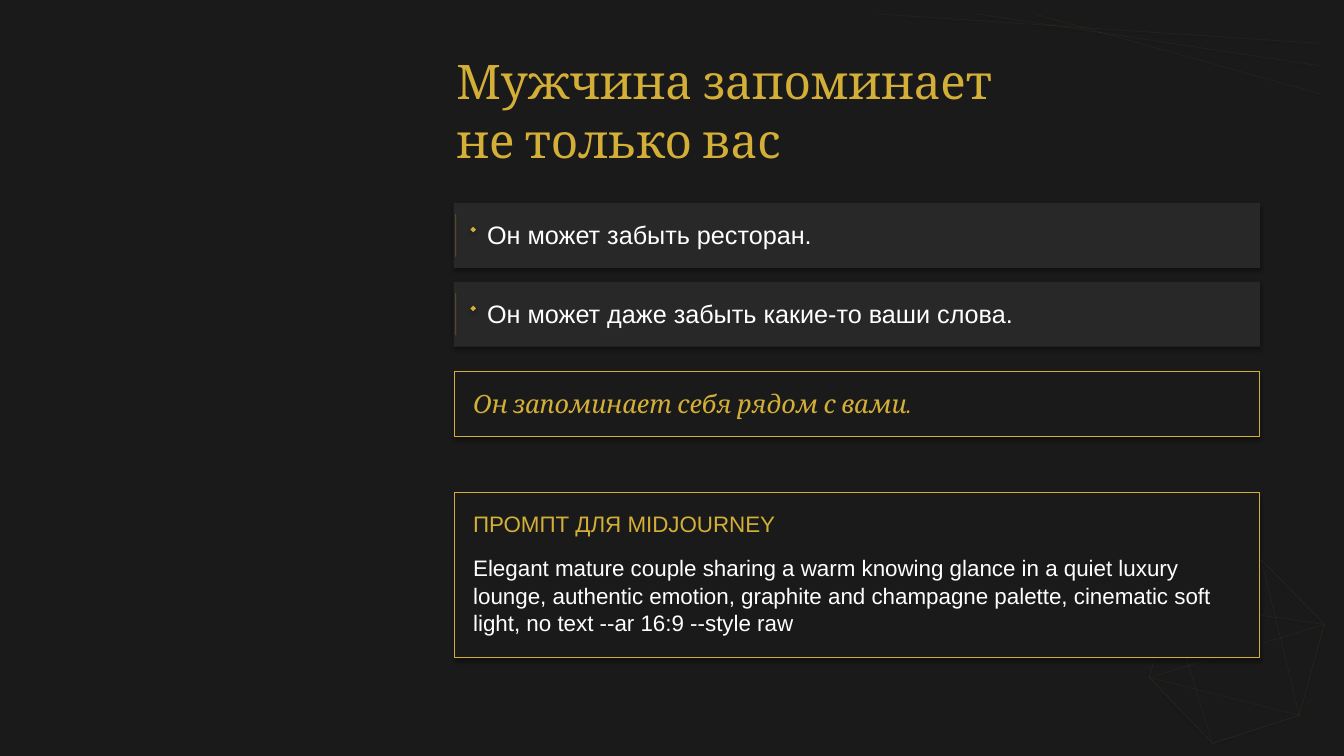
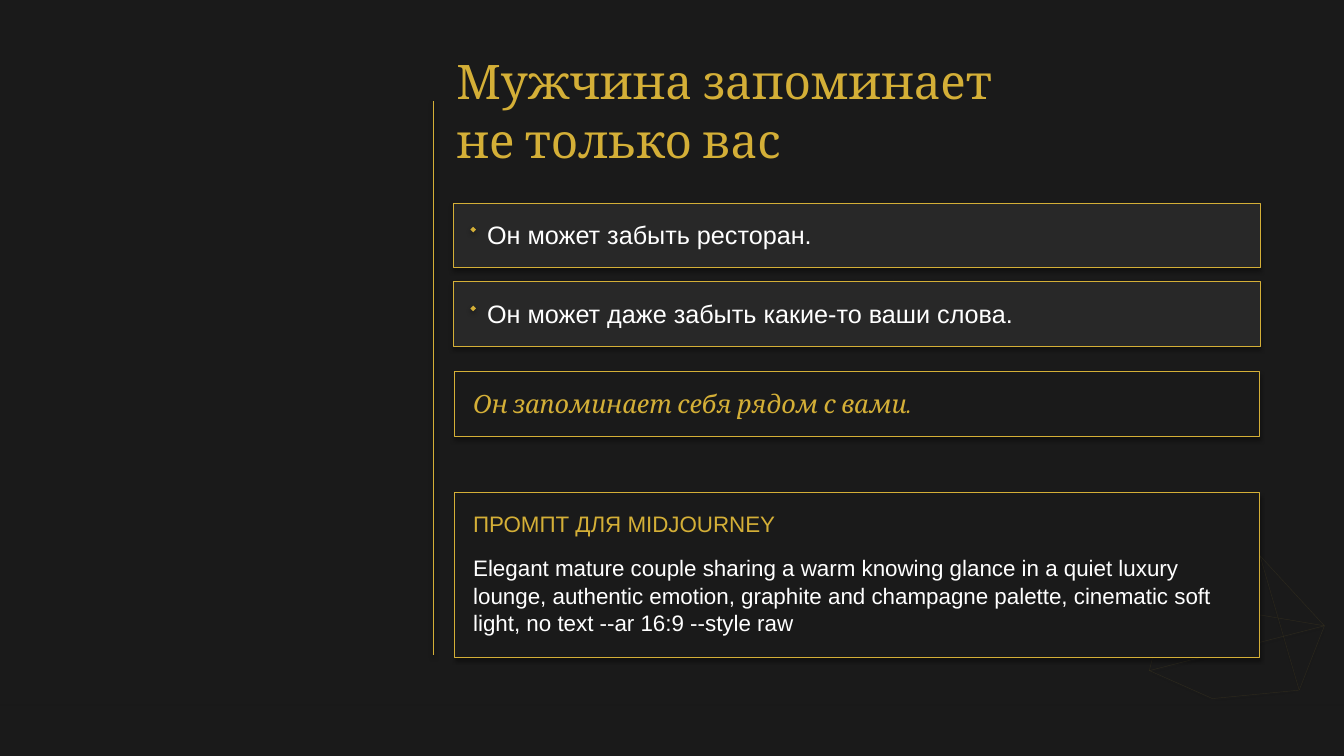
Before and after one commit to babylonofkommod-ai/-, a slide deck: slide 4 of Ваш Кристалл незабываемости.pptx. Drawn at 1344x756 pixels with LibreOffice and Linux fonts; fonts in the diff are those of the drawing. Boxes give left, top, right and bottom in pixels: in the first picture for what was removed or moved away, otherwise in the second. Text is boxed around its words. In the diff, an @@ line names an element or a change of style, - is before the commit and + after.

```diff
--- a/Ваш Кристалл незабываемости.pptx
+++ b/Ваш Кристалл незабываемости.pptx
@@ line added from (434, 101) to (434, 655), #D4AF37 0.65 pt @@
@@ rectangle at <box>454,203,1260,267</box>: outline none to #D4AF37 0.5 pt @@
@@ line removed from (456, 214) to (456, 257) @@
@@ rectangle at <box>454,282,1260,347</box>: outline none to #D4AF37 0.5 pt @@
@@ line removed from (456, 293) to (456, 336) @@
```
Also in this commit, not shown: 15 other slides changed, 3 other files.
